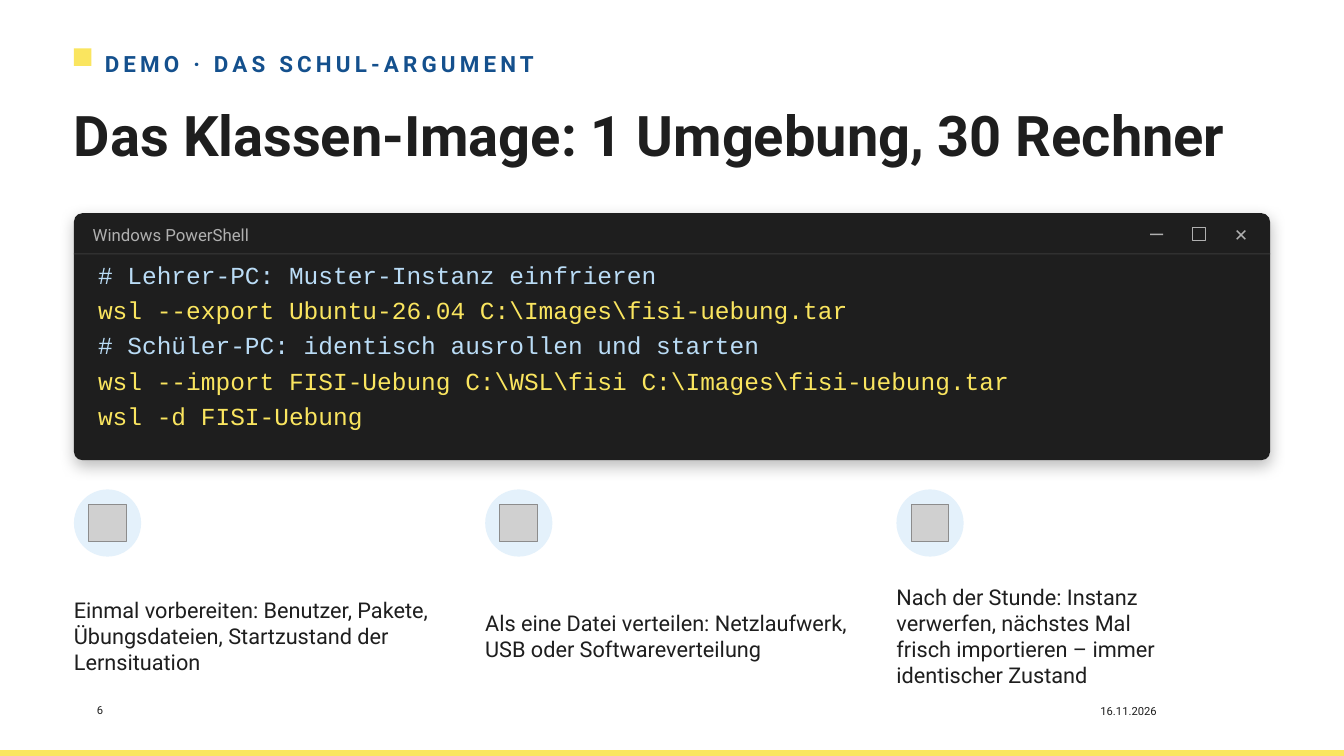
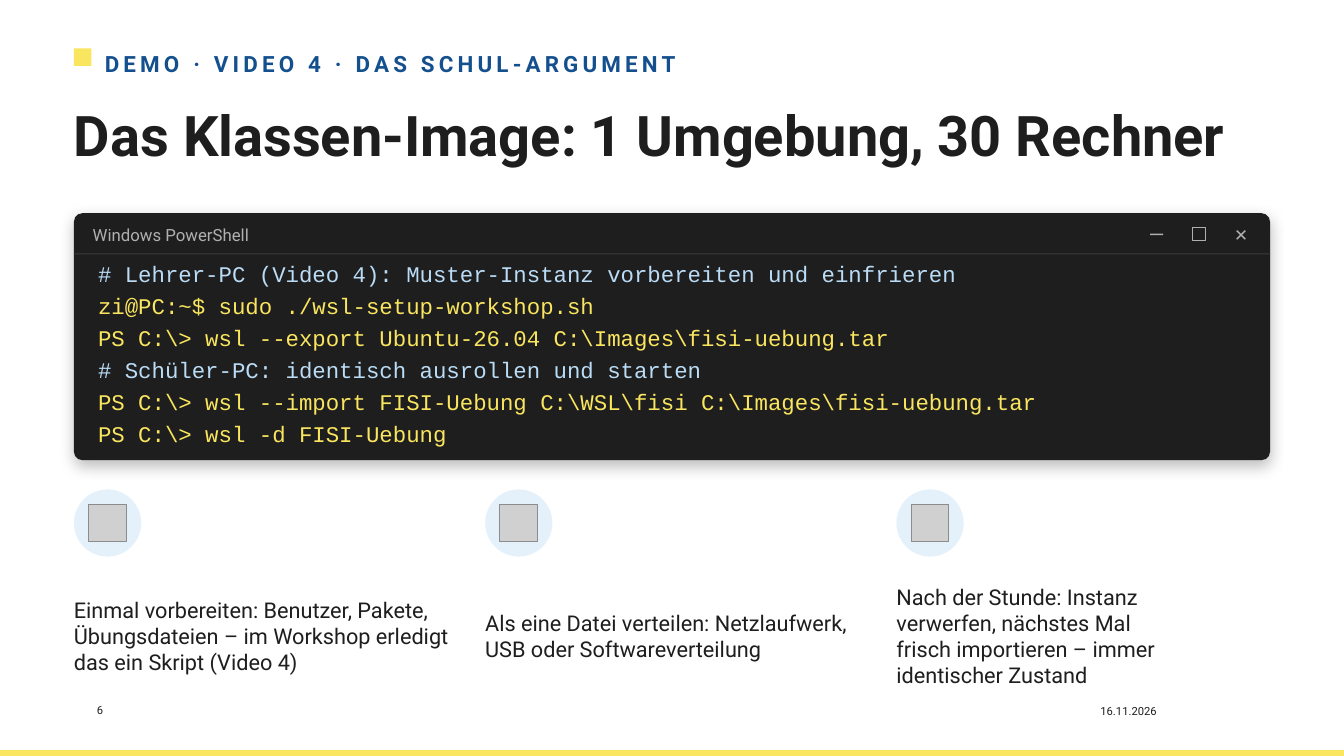
Before and after one commit to HerrZI/wsl2-school-lab, a slide deck: slide 6 of Dokumente/Workshop_WSL2_Linux_unterrichten_neu.pptx. Drawn at 1344x756 pixels with LibreOffice and Linux fonts; fonts in the diff are those of the drawing; grey boxes stand for pictures; background and template pictures are left out. Boxes give left, top, right and bottom in pixels: in the first picture for what was removed or moved away, otherwise in the second. Text is boxed around its words. In the diff, an @@ line names an element or a change of style, - is before the commit and + after.

Commit message:
Videos angepasst.

```diff
--- a/Dokumente/Workshop_WSL2_Linux_unterrichten_neu.pptx
+++ b/Dokumente/Workshop_WSL2_Linux_unterrichten_neu.pptx
@@ text at (x1=105, y1=56, x2=676, y2=73): text changed @@
-DEMO · DAS SCHUL-ARGUMENT
+DEMO · VIDEO 4 · DAS SCHUL-ARGUMENT
@@ text at (x1=98, y1=265, x2=956, y2=351): text changed; size 17.5 to 16 pt @@
-# Lehrer-PC: Muster-Instanz einfrieren
-wsl --export Ubuntu-26.04 C:\Images\fisi-uebung.tar
+# Lehrer-PC (Video 4): Muster-Instanz vorbereiten und einfrieren
+zi@PC:~$ sudo ./wsl-setup-workshop.sh
+PS C:\> wsl --export Ubuntu-26.04 C:\Images\fisi-uebung.tar
@@ text at (x1=125, y1=362, x2=701, y2=379): size 17.5 to 16 pt in "# Schüler-PC: identisch ausrollen und starten"; line spacing 25.1pt to 23pt @@
@@ text at (x1=98, y1=394, x2=1036, y2=447): text changed; size 17.5 to 16 pt @@
-wsl --import FISI-Uebung C:\WSL\fisi C:\Images\fisi-uebung.tar
-wsl -d FISI-Uebung
+PS C:\> wsl --import FISI-Uebung C:\WSL\fisi C:\Images\fisi-uebung.tar
+PS C:\> wsl -d FISI-Uebung
@@ text at (x1=74, y1=601, x2=448, y2=675): text changed @@
-Einmal vorbereiten: Benutzer, Pakete, Übungsdateien, Startzustand der Lernsituation
+Einmal vorbereiten: Benutzer, Pakete, Übungsdateien – im Workshop erledigt das ein Skript (Video 4)
```
Also in this commit, not shown: 2 other slides changed, 6 other files.
